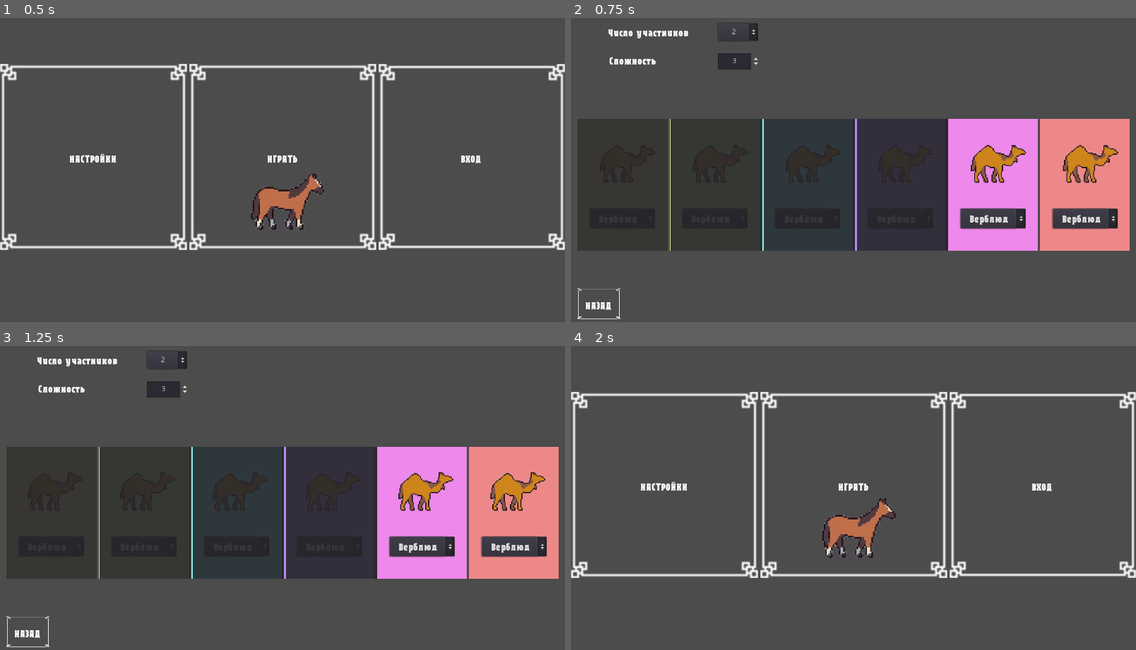
Above: before the commit, frames 1-4 (two rows, left to right).
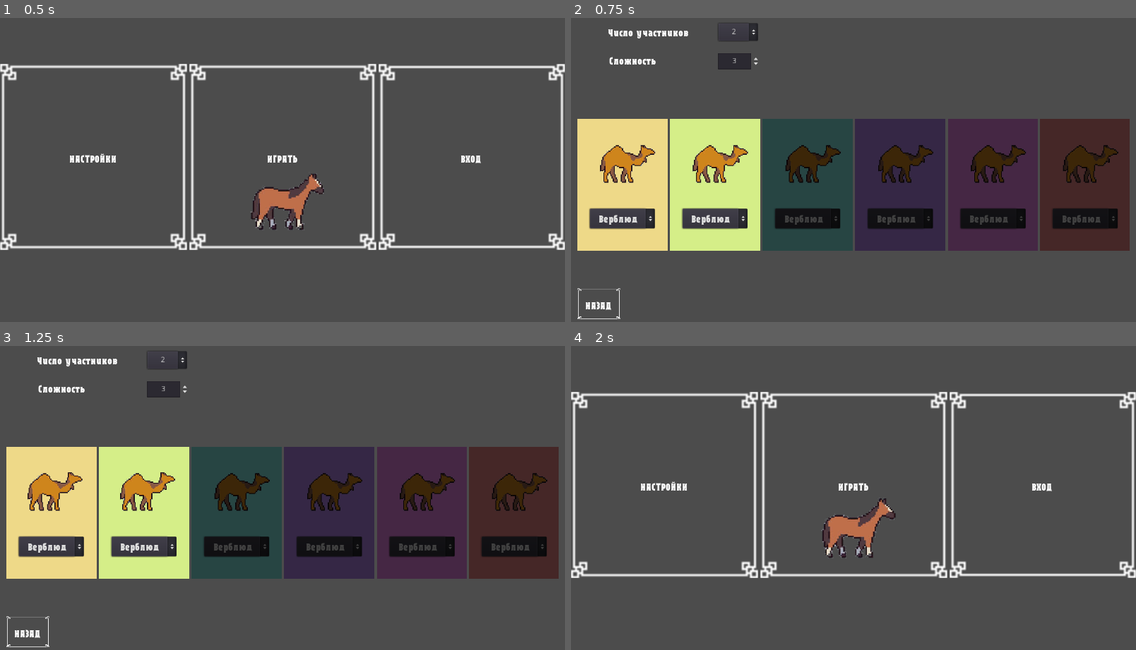
Above: after the commit, the same moments.

Repository: jandarm/Animal_race
Game: Godot game, scene res://Scenes/Menu_scene.tscn
Two runs of this game, one before a commit and one after it. Both use one fixed random seed, a clock stepped at 60 frames per second and the inputs below.
Inputs:
- Up to frame 1 (0.5 s): no input
- Up to frame 2 (0.75 s): click "настройки" at 0.5 s
- Up to frame 3 (1.25 s): no input
- Up to frame 4 (2 s): click "назад" at 1.25 s

Frame 1 is identical in both runs. In frame 2, 29% of the frame differs, in the area x 1-99%, y 33-77%; in frame 3, 29%; in frame 4, nothing differs.

Commit message:
Выбор животных в настройках

Diff:
--- a/Scenes/Animal_card_scene.tscn
+++ b/Scenes/Animal_card_scene.tscn
@@ -13,6 +13,9 @@
 default_font = ExtResource( 2 )
 Fonts/fonts/large = ExtResource( 2 )
 Fonts/fonts/normal = ExtResource( 2 )
+
+[sub_resource type="StyleBoxFlat" id=3]
+bg_color = Color( 0, 0, 0, 0.709804 )
 
 [node name="AnimalCard" type="Control"]
 margin_left = -76.0
@@ -58,4 +61,11 @@
 items = [ "Верблюд", null, false, 0, null, "Лошадь", null, false, 1, null, "Лягушка", null, false, 2, null, "Медведь", null, false, 3, null, "Олень", null, false, 4, null, "Черепаха", null, false, 5, null ]
 selected = 0
 
+[node name="CardShadow" type="Panel" parent="."]
+anchor_right = 1.0
+anchor_bottom = 1.0
+size_flags_horizontal = 3
+size_flags_vertical = 3
+custom_styles/panel = SubResource( 3 )
+
 [connection signal="item_selected" from="OptionButton" to="." method="_on_OptionButton_item_selected"]
--- a/Scenes/Animal_scene.tscn
+++ b/Scenes/Animal_scene.tscn
@@ -52,6 +52,22 @@
 "values": [ 6, 7, 8, 9, 10, 11 ]
 }
 
+[sub_resource type="Animation" id=4]
+resource_name = "Static"
+loop = true
+tracks/0/type = "value"
+tracks/0/path = NodePath(".:frame")
+tracks/0/interp = 1
+tracks/0/loop_wrap = true
+tracks/0/imported = false
+tracks/0/enabled = true
+tracks/0/keys = {
+"times": PoolRealArray( 0 ),
+"transitions": PoolRealArray( 1 ),
+"update": 1,
+"values": [ 0 ]
+}
+
 [node name="Animal_sprite" type="Sprite"]
 texture = ExtResource( 2 )
 hframes = 6
@@ -63,3 +79,4 @@
 anims/Idle = SubResource( 1 )
 anims/RESET = SubResource( 2 )
 anims/Run = SubResource( 3 )
+anims/Static = SubResource( 4 )
--- a/Scenes/Main_scene.tscn
+++ b/Scenes/Main_scene.tscn
@@ -1,7 +1,7 @@
 [gd_scene load_steps=3 format=2]
 
 [ext_resource path="res://Assets/Backgrounds/Forest/game_background_3/game_background_3.png" type="Texture" id=1]
-[ext_resource path="res://Scripts/race_generator.gd" type="Script" id=5]
+[ext_resource path="res://Scripts/race.gd" type="Script" id=5]
 
 [node name="Control" type="Control"]
 anchor_right = 1.0
--- a/Scenes/Settings_scene.tscn
+++ b/Scenes/Settings_scene.tscn
@@ -146,8 +146,7 @@
 custom_styles/panel = SubResource( 2 )
 
 [node name="OptionButton" parent="GridCards/Card1" index="2"]
-custom_fonts/font = SubResource( 3 )
-items = [ "Верблюд", null, false, 0, null, "Лошадь", null, false, 1, null, "Лягушка", null, false, 2, null, "Медведь", null, false, 3, null, "Олень", null, false, 4, null, "Черепаха", null, false, 5, null ]
+custom_fonts/font = SubResource( 6 )
 
 [node name="Card2" parent="GridCards" instance=ExtResource( 5 )]
 margin_left = 167.0
@@ -156,11 +155,10 @@
 margin_bottom = 240.0
 
 [node name="Panel" parent="GridCards/Card2" index="0"]
-custom_styles/panel = SubResource( 4 )
+custom_styles/panel = SubResource( 14 )
 
 [node name="OptionButton" parent="GridCards/Card2" index="2"]
-custom_fonts/font = SubResource( 5 )
-items = [ "Верблюд", null, false, 0, null, "Лошадь", null, false, 1, null, "Лягушка", null, false, 2, null, "Медведь", null, false, 3, null, "Олень", null, false, 4, null, "Черепаха", null, false, 5, null ]
+custom_fonts/font = SubResource( 15 )
 
 [node name="Card3" parent="GridCards" instance=ExtResource( 5 )]
 margin_left = 334.0
@@ -169,11 +167,10 @@
 margin_bottom = 240.0
 
 [node name="Panel" parent="GridCards/Card3" index="0"]
-custom_styles/panel = SubResource( 6 )
+custom_styles/panel = SubResource( 16 )
 
 [node name="OptionButton" parent="GridCards/Card3" index="2"]
 custom_fonts/font = SubResource( 7 )
-items = [ "Верблюд", null, false, 0, null, "Лошадь", null, false, 1, null, "Лягушка", null, false, 2, null, "Медведь", null, false, 3, null, "Олень", null, false, 4, null, "Черепаха", null, false, 5, null ]
 
 [node name="Card4" parent="GridCards" instance=ExtResource( 5 )]
 margin_left = 501.0
@@ -186,7 +183,6 @@
 
 [node name="OptionButton" parent="GridCards/Card4" index="2"]
 custom_fonts/font = SubResource( 9 )
-items = [ "Верблюд", null, false, 0, null, "Лошадь", null, false, 1, null, "Лягушка", null, false, 2, null, "Медведь", null, false, 3, null, "Олень", null, false, 4, null, "Черепаха", null, false, 5, null ]
 
 [node name="Card5" parent="GridCards" instance=ExtResource( 5 )]
 margin_left = 668.0
@@ -199,7 +195,6 @@
 
 [node name="OptionButton" parent="GridCards/Card5" index="2"]
 custom_fonts/font = SubResource( 11 )
-items = [ "Верблюд", null, false, 0, null, "Лошадь", null, false, 1, null, "Лягушка", null, false, 2, null, "Медведь", null, false, 3, null, "Олень", null, false, 4, null, "Черепаха", null, false, 5, null ]
 
 [node name="Card6" parent="GridCards" instance=ExtResource( 5 )]
 margin_left = 835.0
@@ -212,69 +207,6 @@
 
 [node name="OptionButton" parent="GridCards/Card6" index="2"]
 custom_fonts/font = SubResource( 13 )
-items = [ "Верблюд", null, false, 0, null, "Лошадь", null, false, 1, null, "Лягушка", null, false, 2, null, "Медведь", null, false, 3, null, "Олень", null, false, 4, null, "Черепаха", null, false, 5, null ]
-
-[node name="GridCurtain" type="GridContainer" parent="."]
-anchor_left = 0.5
-anchor_top = 0.5
-anchor_right = 0.5
-anchor_bottom = 0.5
-margin_left = -501.0
-margin_top = -69.0
-margin_right = 501.0
-margin_bottom = 171.0
-mouse_filter = 2
-columns = 6
-__meta__ = {
-"_edit_group_": true
-}
-
-[node name="Panel1" type="Panel" parent="GridCurtain"]
-modulate = Color( 1, 1, 1, 0.905882 )
-margin_right = 163.0
-margin_bottom = 240.0
-size_flags_horizontal = 3
-size_flags_vertical = 3
-
-[node name="Panel2" type="Panel" parent="GridCurtain"]
-modulate = Color( 1, 1, 1, 0.905882 )
-margin_left = 167.0
-margin_right = 330.0
-margin_bottom = 240.0
-size_flags_horizontal = 3
-size_flags_vertical = 3
-
-[node name="Panel3" type="Panel" parent="GridCurtain"]
-modulate = Color( 1, 1, 1, 0.905882 )
-margin_left = 334.0
-margin_right = 497.0
-margin_bottom = 240.0
-size_flags_horizontal = 3
-size_flags_vertical = 3
-
-[node name="Panel4" type="Panel" parent="GridCurtain"]
-modulate = Color( 1, 1, 1, 0.905882 )
-margin_left = 501.0
-margin_right = 664.0
-margin_bottom = 240.0
-size_flags_horizontal = 3
-size_flags_vertical = 3
-
-[node name="Panel5" type="Panel" parent="GridCurtain"]
-modulate = Color( 1, 1, 1, 0.905882 )
-margin_left = 668.0
-margin_right = 831.0
-margin_bottom = 240.0
-size_flags_horizontal = 3
-size_flags_vertical = 3
-
-[node name="Panel6" type="Panel" parent="GridCurtain"]
-modulate = Color( 1, 1, 1, 0.905882 )
-margin_left = 835.0
-margin_right = 998.0
-margin_bottom = 240.0
-size_flags_horizontal = 3
-size_flags_vertical = 3
 
 [connection signal="item_selected" from="TeamNumberBtn" to="." method="_on_TeamNumberBtn_item_selected"]
 [connection signal="value_changed" from="SpinBox" to="." method="_on_SpinBox_value_changed"]
--- a/Scripts/animal_card.gd
+++ b/Scripts/animal_card.gd
@@ -8,6 +8,8 @@
 var deer = preload("res://Assets/Animals/Олень_анимация.png")
 var turtle = preload("res://Assets/Animals/Черепаха_анимация.png")
 
+signal my_sprite_changed
+
 func _ready():
 	animal_options.append(camel)
 	animal_options.append(horse)
@@ -15,7 +17,20 @@
 	animal_options.append(bear)
 	animal_options.append(deer)
 	animal_options.append(turtle)
-	pass
+
+	$Animal_sprite.freeze()
 
 func _on_OptionButton_item_selected(index):
 	$Animal_sprite.change_sprite(animal_options[index])
+	emit_signal("my_sprite_changed", self)
+
+func hide_card():
+	$Animal_sprite/AnimationPlayer.play("Static")
+	$CardShadow.show()
+
+func show_card():
+	$Animal_sprite/AnimationPlayer.play("Idle")
+	$CardShadow.hide()
+
+func get_sprite():
+	return $Animal_sprite.texture.resource_path
--- a/Scripts/animal_controller.gd
+++ b/Scripts/animal_controller.gd
@@ -3,19 +3,22 @@
 var movement_body
 var animation_player
 var target = 0
+export var is_static = false
 
 func _ready():
 	movement_body = get_node(".")
 	animation_player = get_node("AnimationPlayer")
 
+# warning-ignore:unused_argument
 func _process(delta):
-	if movement_body.position.x < target:
-		movement_body.position.x += 5
-	else:
-		stop()
-	pass
+	if is_static == false:
+		if movement_body.position.x < target:
+			movement_body.position.x += 5
+		else:
+			stop()
 
 func move():
+	set_static(false)
 	if(target < (get_viewport().get_visible_rect().size[0] - 200)):
 		run()
 		movement_body.position.x = target
@@ -24,7 +27,6 @@
 		run()
 		movement_body.position.x = target
 		target += 100
-		print("finish")
 
 func stop():
 	animation_player.play("Idle")
@@ -34,3 +36,10 @@
 
 func change_sprite(path: Resource):
 	get_node(".").set_texture(path)
+
+func set_static(value:bool):
+	is_static = value
+
+func freeze():
+	set_static(true)
+	animation_player.play("Static")
--- a/Scripts/chaning_scene.gd
+++ b/Scripts/chaning_scene.gd
@@ -10,4 +10,3 @@
 		get_tree().change_scene(destination)
 	else:
 		get_tree().quit()
-	pass
--- a/Scripts/game_settings.gd
+++ b/Scripts/game_settings.gd
@@ -3,8 +3,10 @@
 var blinds
 
 func _ready():
-	blinds = $GridCurtain.get_children()
+	blinds = $GridCards.get_children()
 	open_blinds($TeamNumberBtn.get_selected_id())
+	for element in blinds:
+		element.connect("my_sprite_changed", $".", "rewrite_manager_sprites")
 
 func _on_TeamNumberBtn_item_selected(index):
 	GameManager.team_count = $TeamNumberBtn.get_item_text(index)
@@ -14,9 +16,14 @@
 	GameManager.steps_to_win = value
 
 func open_blinds(amount):
+	GameManager.teams = []
 	for element in blinds:
 		if amount > 0:
-			element.hide()
+			GameManager.teams.push_back(element.get_sprite())
+			element.show_card()
 		else:
-			element.show()
+			element.hide_card()
 		amount -= 1
+
+func rewrite_manager_sprites(this_card):
+	print(this_card)
--- a/Scripts/game_manager.gd
+++ b/Scripts/manager.gd
@@ -2,7 +2,7 @@
 
 var team_count = 2
 var steps_to_win = 8
+var teams = []
 
 func _ready():
 	print("manager ready")
-	pass
--- a/Scripts/race_generator.gd
+++ b/Scripts/race.gd
@@ -1,8 +1,5 @@
 extends Node
 
-# Declare member variables here. Examples:
-# var a = 2
-# var b = "text"
 var horse = preload("res://Assets/Animals/Лошадь_анимация.png")
 var deer = preload("res://Assets/Animals/Олень_анимация.png")
 var camel = preload("res://Assets/Animals/Верблюд_анимация.png")
@@ -11,20 +8,16 @@
 var turtle = preload("res://Assets/Animals/Черепаха_анимация.png")
 var animal_scene = preload("res://Scenes/Animal_scene.tscn")
 
-# Called when the node enters the scene tree for the first time.
+
 func _ready():
 	var zoo = []
-	zoo.push_back(horse)
-	zoo.push_back(deer)
-	zoo.push_back(camel)
-	zoo.push_back(bear)
-	zoo.push_back(frog)
-	zoo.push_back(turtle)
+	for element in GameManager.teams:
+		zoo.push_back(load(element))
 
 	var window = OS.window_size
 
 	var x_spacing = (window.x - zoo.size() * 150)/(zoo.size()+1)
-	var y_spacing = (window.y - zoo.size() * 6)/(zoo.size()+1)
+	var y_spacing = (window.y - zoo.size() * GameManager.team_count)/(zoo.size()+1)
 	var i = 0
 	var scaling = 1
 
@@ -51,7 +44,6 @@
 
 		i += 1
 		scaling += 1
-	pass # Replace with function body.
 
 
 # Called every frame. 'delta' is the elapsed time since the previous frame.
--- a/project.godot
+++ b/project.godot
@@ -16,7 +16,7 @@
 
 [autoload]
 
-GameManager="*res://Scripts/game_manager.gd"
+GameManager="*res://Scripts/manager.gd"
 
 [display]
 
Not shown: 1 places in Scenes/Animal_card_scene.tscn that only renumber resources
Not shown: 1 places in Scenes/Animal_scene.tscn that only renumber resources
Not shown: 1 places in Scenes/Settings_scene.tscn that only renumber resources
